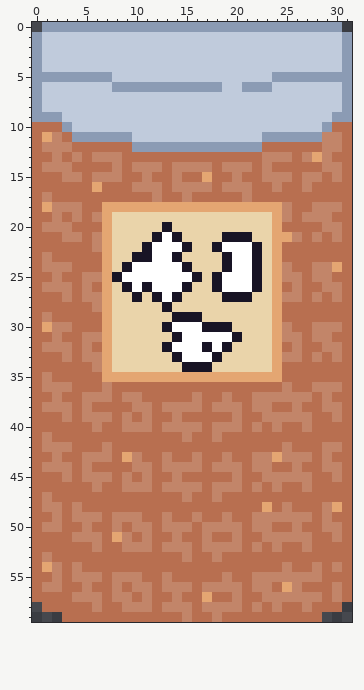
Two states of a pixel-art sprite, laundry/Assets/Sprites/sorting_basket_white.png. Above: the version before the commit.
The file is 32x60 pixels.
New version:
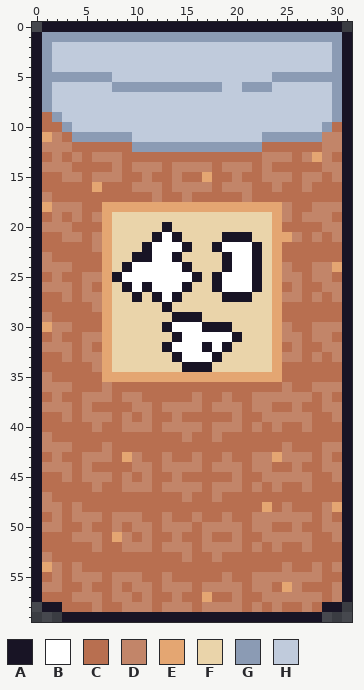
Palette (. is transparent): A #181425  B #ffffff  C #b86f50  D #c28569  E #e4a672  F #ead4aa  G #8b9bb4  H #c0cbdc
From old to new:
y 0: x 1..30 GGGGGGGGGGGGGGGGGGGGGGGGGGGGGG -> AAAAAAAAAAAAAAAAAAAAAAAAAAAAAA
y 1: x 0..31 GHHHHHHHHHHHHHHHHHHHHHHHHHHHHHHG -> AGGGGGGGGGGGGGGGGGGGGGGGGGGGGGGA
y 2..4: x 0..1 GH -> AG; x 30..31 HG -> GA
y 5: x 0 G -> A; x 31 G -> A
y 6..8: x 0..1 GH -> AG; x 30..31 HG -> GA
y 9: x 0..1 GG -> AC; x 31 G -> A
y 10..57: x 0 C -> A; x 31 C -> A
y 58: x 1..2 CC -> AA; x 29..30 CC -> AA
y 59: x 3..28 CCCCCCCCCCCCDCCDCCCCCCCCCC -> AAAAAAAAAAAAAAAAAAAAAAAAAA
